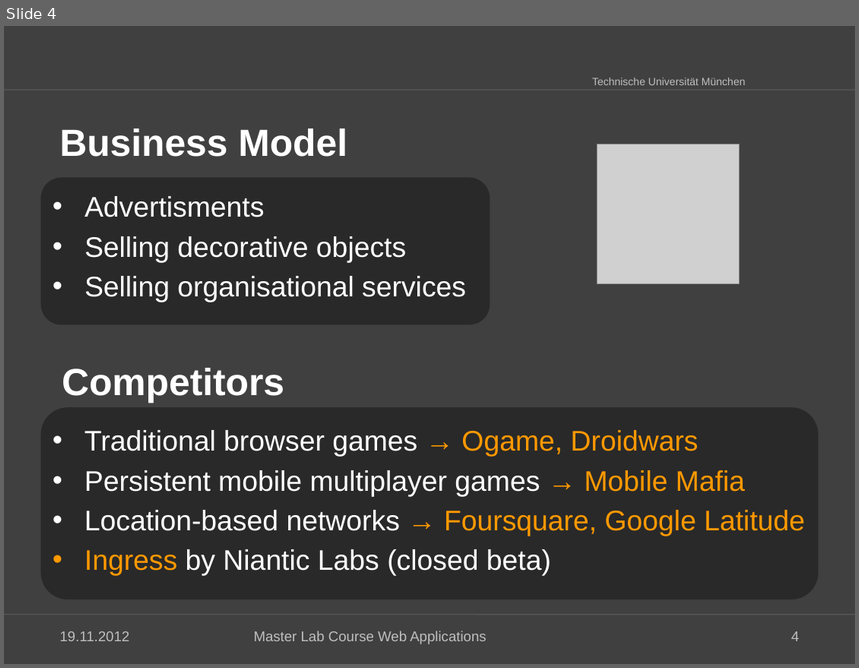
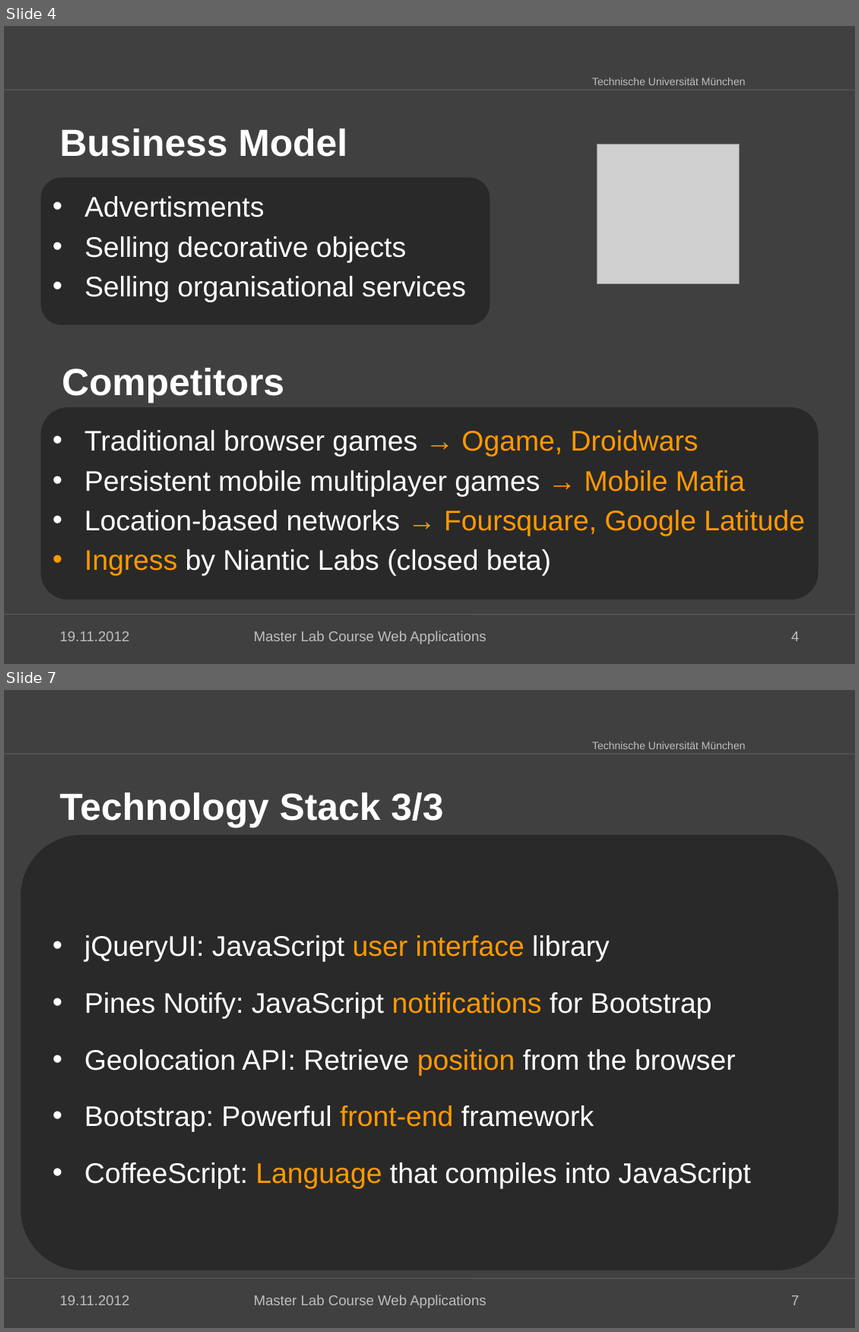
Before and after one commit to kneczaj/pi-puppids, a slide deck: docs/group4_Final_Presentation.pptx. Shown one above the other, each under a label of ours: slide 4 before the commit, slides 4 and 7 after it; the slides between them are not shown. The pictures are 859x668 and 859x1332 pixels, drawn with LibreOffice and Linux fonts; fonts in the diff are those of the drawing; grey boxes stand for pictures; background and template pictures are left out. Boxes give left, top, right and bottom in pixels: in the first picture for what was removed or moved away, otherwise in the second. Text is boxed around its words. In the diff, an @@ line names an element or a change of style, - is before the commit and + after.

```diff
--- a/docs/group4_Final_Presentation.pptx
+++ b/docs/group4_Final_Presentation.pptx
@@ slide 7 added at bbox=[4, 690, 855, 1328], background #404040; not listed: 3 template elements that a slide beside it also shows @@
@@ title added at bbox=[59, 793, 443, 828], 32 pt, text #FFFFFF, bold @@
+Technology Stack 3/3
@@ rounded rectangle added at bbox=[21, 834, 839, 1271], fill #292929 @@
@@ text added at bbox=[85, 935, 751, 1189], 24 pt, text #FFFFFF @@
+• jQueryUI: JavaScript user interface library
+• Pines Notify: JavaScript notifications for Bootstrap
+• Geolocation API: Retrieve position from the browser
+• Bootstrap: Powerful front-end framework
+• CoffeeScript: Language that compiles into JavaScript
@@ text added at bbox=[59, 1296, 129, 1306], 12 pt, text #BFBFBF @@
+19.11.2012
@@ text added at bbox=[254, 1295, 486, 1309], 12 pt, text #BFBFBF @@
+Master Lab Course Web Applications
@@ page number added at bbox=[791, 1296, 799, 1306], 12 pt, text #BFBFBF @@
+7
```
Also in this commit, not shown: 2 slides changed, 7 other slides added, 8 other files.
